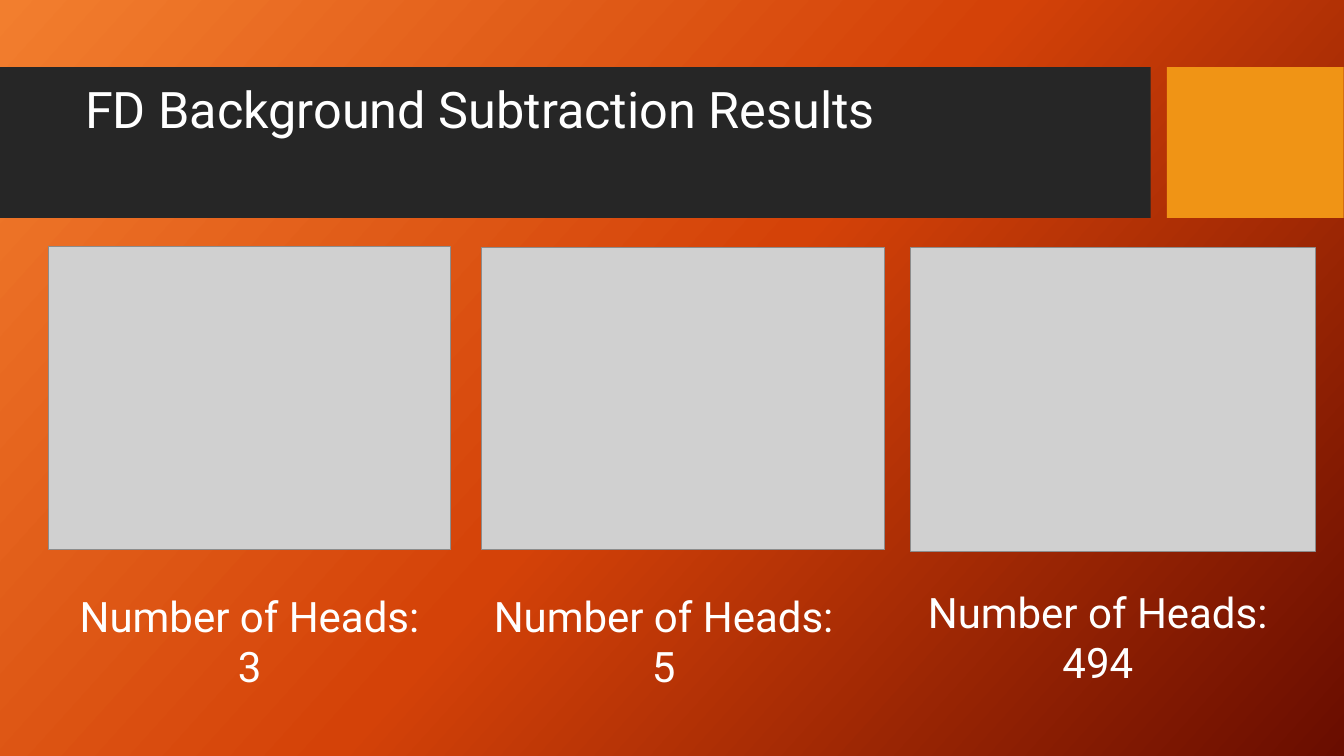
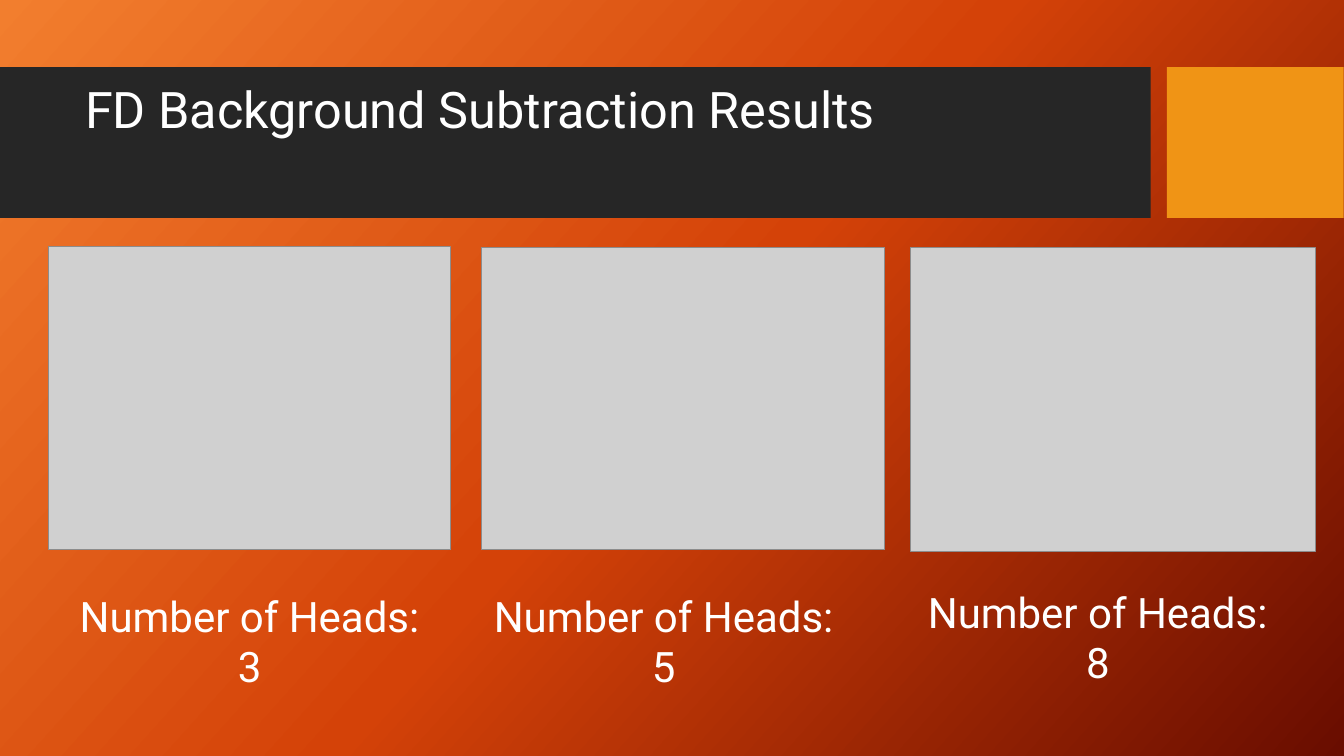
Before and after one commit to Mooshad/CISC642-FinalProject, a slide deck: slide 10 of Cisc642_Adaboost.pptx. Drawn at 1344x756 pixels with LibreOffice and Linux fonts; fonts in the diff are those of the drawing; grey boxes stand for pictures; background and template pictures are left out. Boxes give left, top, right and bottom in pixels: in the first picture for what was removed or moved away, otherwise in the second. Text is boxed around its words. In the diff, an @@ line names an element or a change of style, - is before the commit and + after.

Commit message:
ppt: 455->8

```diff
--- a/Cisc642_Adaboost.pptx
+++ b/Cisc642_Adaboost.pptx
@@ text at (1086, 647, 1110, 679): text changed @@
-494
+8
```
